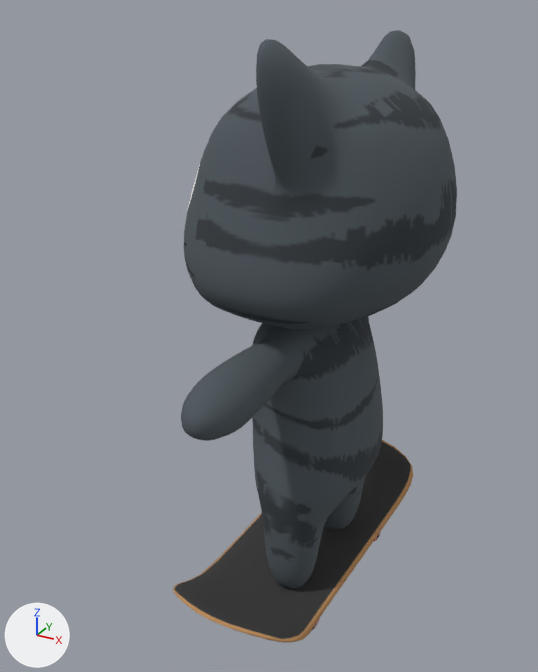
One commit to the FBX model Catpocalypse/Assets/Art/Cats/Light Cat/Light cat/Light Cat.fbx: the scene before it, then after it.
Rendered twice from a 50 mm lens placed at (2.82, -4.77, 5.09), pointed at (-0.01, 0.37, 2.52). Lighting does not change. The marker at lower left points along +X, +Y and +Z. Where no turn or scale is listed for an object, it has been applied to the vertices.

The first picture shows 'Light', 'Skate board'.
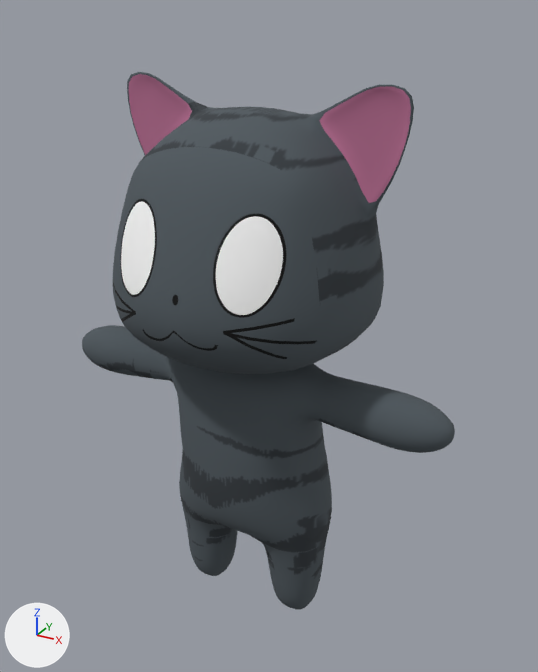
Where the change shows, as pixel boxes (x1, y1, x2, y2) in the pictures (538 x 672 px; the box of a moved part takes in the faces that stretch with it):
'Light', reshaped, moved, turned: before (181, 30, 457, 589); after (82, 72, 455, 609)
'Skate board', deleted (black): before (173, 440, 413, 643)
    faces in mat_board_top (picture img_light_cat_texture_png): (175, 441, 411, 639)
    faces in mat_board_bottom (picture img_light_cat_texture_png): (173, 440, 413, 643)
part 1 of me_vert_012, moved or reshaped: before (184, 30, 457, 329); after (112, 72, 414, 374)
part 2 of me_vert_012, added: after (82, 325, 455, 609)
part 3 of me_vert_012, deleted (black): before (181, 316, 383, 589)

What changed in the scene script:
```text
Change me_vert_012:
    used by ob_light; location = (0.46, 0.34, 2.05); rotation_euler = (0.0, 0.0, -1.411), in degrees (0, 0, -81)
    remove me_vert_012.from_pydata(...)  # 2704 vertices, 2700 faces; spans x -1.74..1.72, y -1.03..1.01, z -1.64..2.88
    add me_vert_012.from_pydata(...)  # 2722 vertices, 2714 faces; spans x -1.76..1.74, y -1.0..1.04, z 0.0..4.63
    me_vert_012 part 1: the loose piece of 1058 vertices spanning x -1.15..1.2, y -1.03..1.01, z 0.84..2.88 is turned 10 degrees about the z axis through its middle, then moved by (-0.01, 0.04, 1.75)
    me_vert_012 part 2: a new loose piece of 1664 vertices spanning x -1.76..1.74, y -0.44..0.57, z 0.0..2.69, in mat_base (picture img_light_cat_texture_png)
    me_vert_012 part 3: the loose piece of 1646 vertices spanning x -1.74..1.72, y -0.49..0.55, z -1.64..0.89 is deleted
Remove ob_skate_board:
    ob_skate_board = bpy.data.objects.new('Skate board', me_plane)
    ob_skate_board.location = (0.06, -0.46, 0.46)
Change ob_light:
    ob_light.rotation_euler: (0.0, 0.0, -1.411) -> (0.0, 0.0, 0.0)  # degrees (0, 0, -81) -> degrees (0, 0, 0)
    ob_light.location: (0.46, 0.34, 2.05) -> (0.0, 0.0, 0.0)
```
